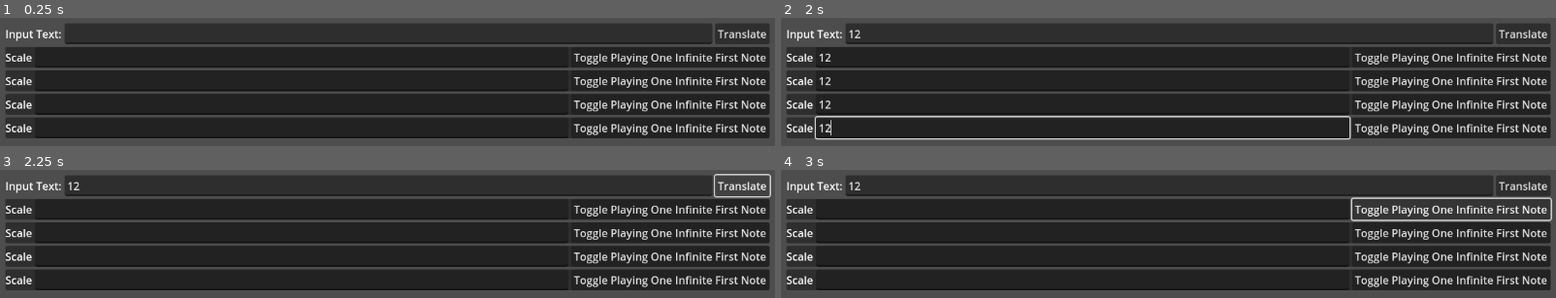
Above: before the commit, frames 1-4 (two rows, left to right).
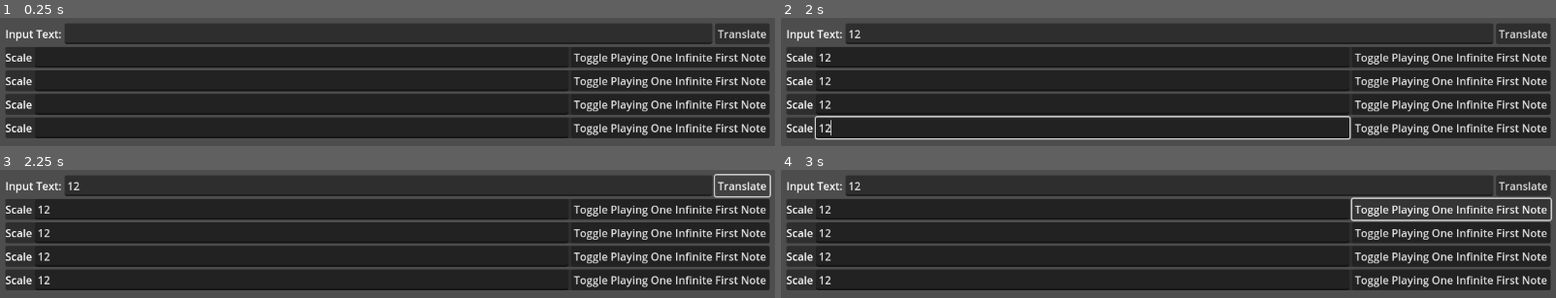
Above: after the commit, the same moments.

Repository: NBumgardner/text-to-music-gui-2015
Game: Godot game, scene res://scenes/TextToMusicGui.tscn
The game is run twice, just before and just after one commit, with the same random seed, the same clock (stepped at 60 frames per second) and the same inputs.
Inputs (mouse positions are in pixels of both pictures, inside the frame that each line leads up to):
- Up to frame 1 (0.25 s): no input
- Up to frame 2 (2 s): click (1168, 33) at 0.52 s; type "12" at 0.6 s; click (1083, 57) at 0.75 s; type "12" at 0.83 s; click (1083, 80) at 0.98 s; type "12" at 1.07 s; click (1083, 103) at 1.27 s; type "12" at 1.35 s; click (1083, 128) at 1.5 s; type "12" at 1.58 s
- Up to frame 3 (2.25 s): click "Translate" at 2 s
- Up to frame 4 (3 s): click "Toggle Playing One Infinite F…" at 2.75 s

Frames 1-2 are identical in both runs. In frame 3, 0.2% of the frame differs, in the area x 4-7%, y 27-90%; in frame 4, 0.2%.
Error before the commit: Invalid type in function 'parse' in base 'JSON'. Cannot convert argument 1 from Object to String. (res://scenes/scaled_solfege_player.gd:45)
Error after the commit: Parse Error: Identifier "_solfege_note_to_chromatic_index_dictionary" not declared in the current scope. (res://scenes/scaled_solfege_player.gd:56)

Commit message:
Cut Trying to Import the Dictionary from JSON

Diff:
--- a/v2-godot/scenes/scaled_solfege_player.gd
+++ b/v2-godot/scenes/scaled_solfege_player.gd
@@ -15,12 +15,6 @@
 @onready var audio_stream_player = $AudioStreamPlayer
 
 @export var musical_scale: ScaleData = null
-
-@onready var dictionary_solfege_note_to_chromatic_index = preload(
-	"res://musical_translations/dictionary_solfege_note_to_chromatic_index.json"
-)
-
-var _solfege_note_to_chromatic_index_dictionary
 
 
 func set_line_edit_text(incoming_text: String) -> void:
@@ -40,11 +34,6 @@
 
 
 func _ready():
-	var json = JSON.new()
-	print(typeof(dictionary_solfege_note_to_chromatic_index))
-	var _error_solfege_note_to_chromatic_index_dictionary = json.parse(dictionary_solfege_note_to_chromatic_index)
-	_solfege_note_to_chromatic_index_dictionary = json.data
-
 	_init_note()
 	audio_stream_player.stop()
 
